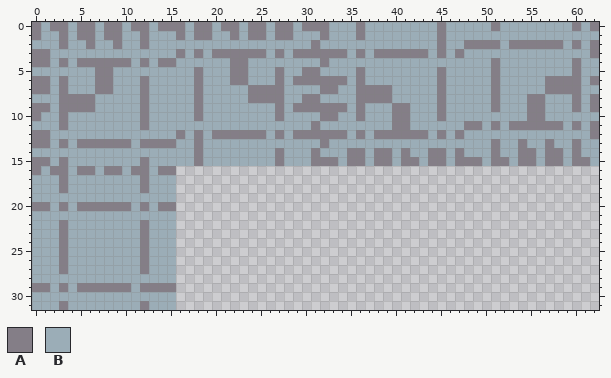
Pixel-art file, stored at public/tileMaps/tilemap-2.aseprite. Above: the version before the commit.
63x32 pixels, 1 frame.
Palette (. is transparent): A #847e87  B #9badb7
After the commit:
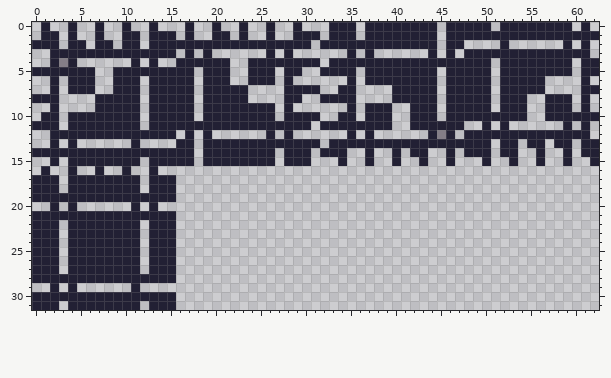
The exact change:
colour B: #9badb7 -> #222034
Changed rows in their new state; - is a pixel that keeps its letter.
first column x 0:
 0 .-..-..-..-..-...-..-..-..-..-...---.--------.-----.--------.-.
 1 .--.-..-..--.---.-..--.-..-..---.---.--------.-----------------
 2 ---.--.--.--.------------------.-------------.--....-......-.-.
 3 ..--------------.-.-......-.-......-.-......-.-.--------------.
 4 ..---......-.-..------..--------.------------------.--------.--
 5 -------..---------.---..---.--..----.--------.-----.--------.--
 6 ..-.---..---.-----.---..---.-......-.--------.-----.-----....-.
 7 ..-.---..---.-----.-----....----..--....-----.-----.-----....--
 8 ---....-----.-----.-----....--..----....-----.-----.---..---.-.
 9 ..-....-----.-----.--------.-......-.---..---.-----.---..---.-.
10 .--.--------.-----.--------.----..--.---..---.---------..------
11 ---.--------.------------------.--------..------..-.-......-.-.
12 ..--------------.-.-......-.-......-.-......---.--------------.
13 ..-.-......-....--.-------------.------------------.--.--.--.--
14 ------------------.--------.---.---..-..-.--..-.---.--..-..-.--
15 ..-.--------.-----.--------.---...-..-..-..-..-...-..-..-..-..-
16 .-..-..-..-..-..-----------------------------------------------
17 ---.--------.--------------------------------------------------
18 ---.--------.--------------------------------------------------
20 ..-.-......-.-..-----------------------------------------------
22 ---.--------.--------------------------------------------------
23 ---.--------.--------------------------------------------------
24 ---.--------.--------------------------------------------------
25 ---.--------.--------------------------------------------------
26 ---.--------.--------------------------------------------------
27 ---.--------.--------------------------------------------------
29 ..-.-......-....-----------------------------------------------
31 ---.--------.--------------------------------------------------
